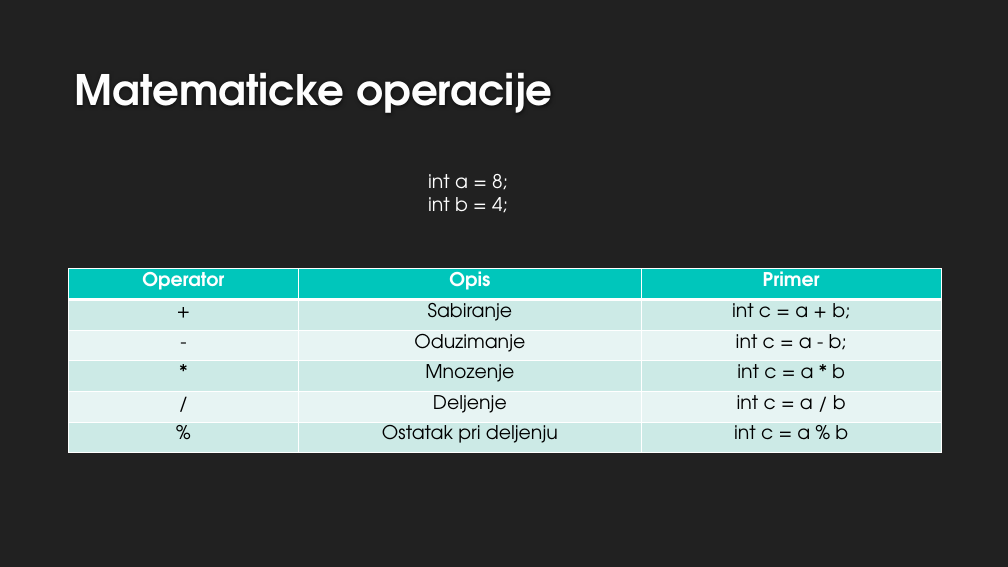
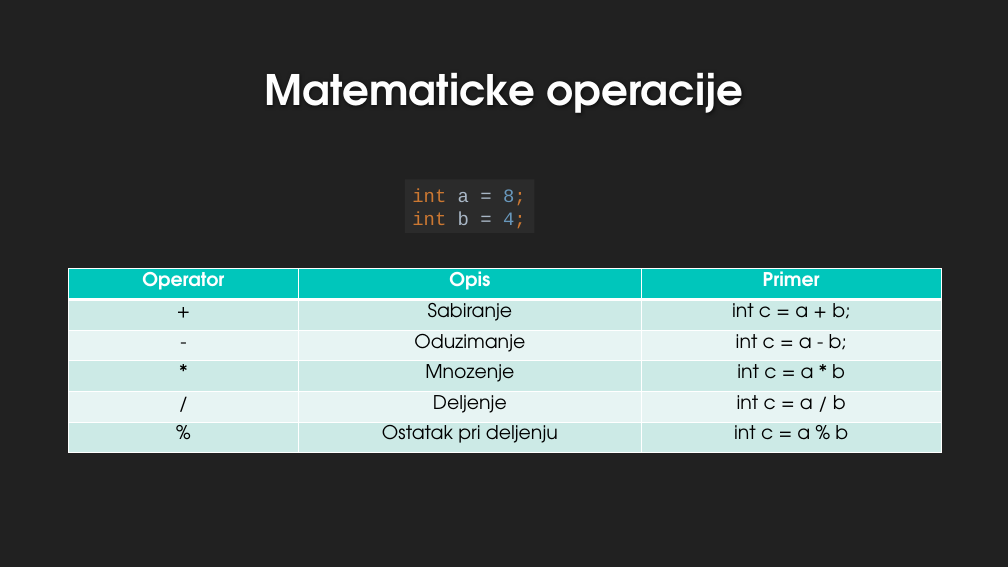
Before and after one commit to ivan95603/Blok2018, a slide deck: slide 10 of JAVA.pptx (slide 8 before the commit). Drawn at 1008x567 pixels with LibreOffice and Linux fonts; fonts in the diff are those of the drawing; background and template pictures are left out. Boxes give left, top, right and bottom in pixels: in the first picture for what was removed or moved away, otherwise in the second. Text is boxed around its words. In the diff, an @@ line names an element or a change of style, - is before the commit and + after.

```diff
--- a/JAVA.pptx
+++ b/JAVA.pptx
@@ title "Matematicke operacije" at [265, 72, 743, 113]: alignment left to centre @@
@@ rectangle "int a = 8; int ...": place and size @@
-rectangle "int a = 8; int ..." at [428, 174, 508, 213]
+rectangle "int a = 8; int ..." at [405, 179, 535, 233]
@@ rectangle "int a = 8; int ..." at [405, 179, 535, 233]: vertical alignment top to middle; fill none to #2B2B2B @@
@@ text in rectangle at [412, 189, 526, 229]: text changed; font TeX Gyre Adventor to Courier New; text colour #FFFFFF to #CC7832 @@
-int a = 8;
-int b = 4;
+int a = 8;
+int b = 4;
```
Also in this commit, not shown: 6 other slides changed, 5 slides added, 6 other files.
